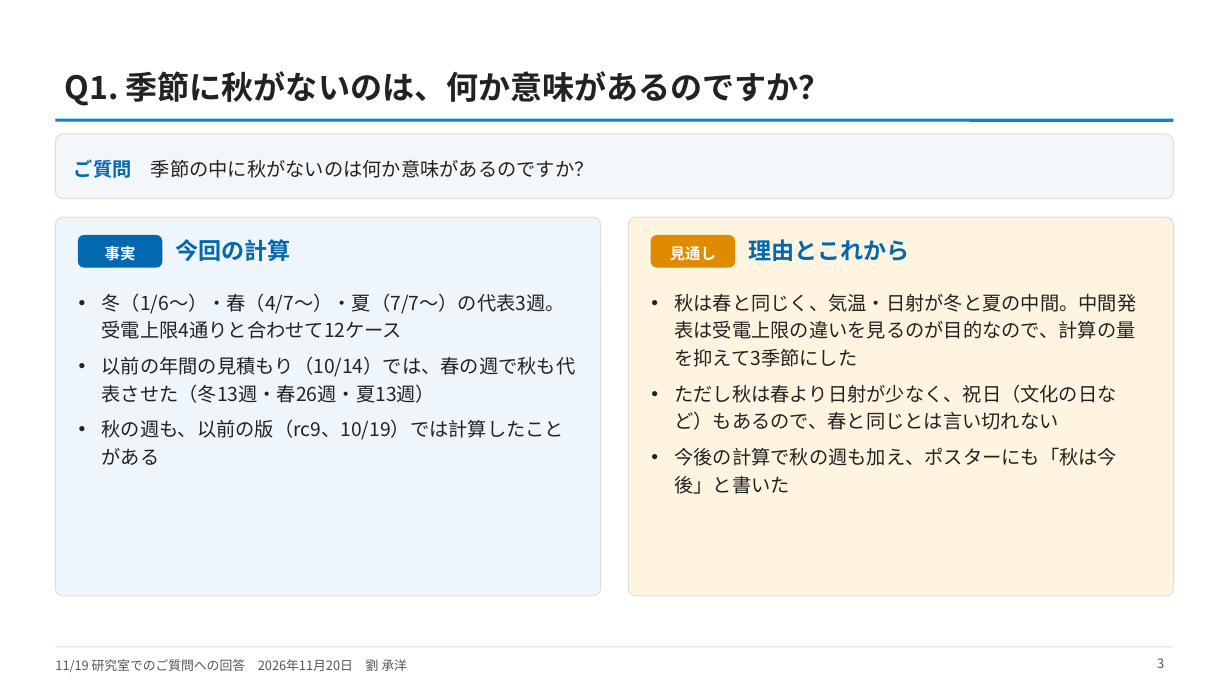
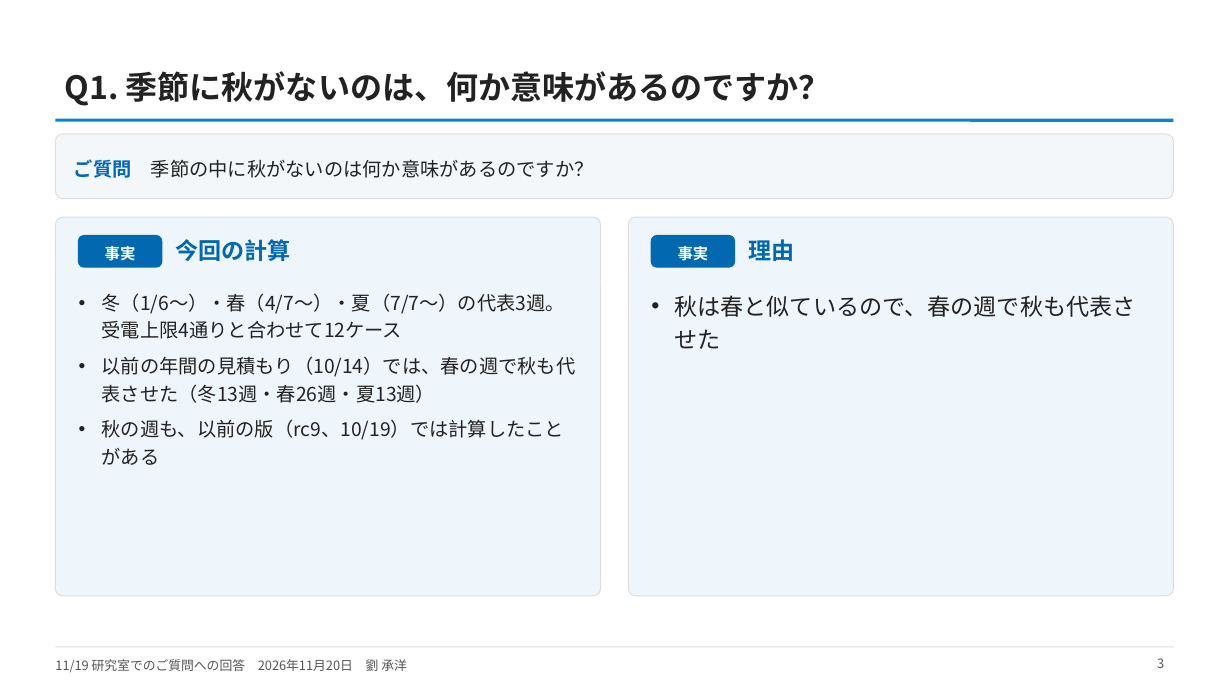
Before and after one commit to CYLIU2003/master-course, a slide deck: slide 3 of outcome/2026-11-20_lab_questions/研究室からのご質問への回答_20261120.pptx. Drawn at 1232x693 pixels with LibreOffice and Linux fonts; fonts in the diff are those of the drawing. Boxes give left, top, right and bottom in pixels: in the first picture for what was removed or moved away, otherwise in the second. Text is boxed around its words. In the diff, an @@ line names an element or a change of style, - is before the commit and + after.

```diff
--- a/outcome/2026-11-20_lab_questions/研究室からのご質問への回答_20261120.pptx
+++ b/outcome/2026-11-20_lab_questions/研究室からのご質問への回答_20261120.pptx
@@ rounded rectangle at bbox=[628, 217, 1174, 596]: fill #FFF4E0 to #EEF5FB @@
@@ rounded rectangle at bbox=[652, 236, 735, 267]: fill #E08A00 to #0268B0; outline #E08A00 1 pt to #0268B0 1 pt @@
@@ text at bbox=[748, 239, 794, 261]: text changed @@
-理由とこれから
+理由
@@ text at bbox=[678, 246, 709, 261]: text changed @@
-見通し
+事実
@@ text at bbox=[674, 295, 1135, 349]: text changed; size 15 to 18 pt @@
-• 秋は春と同じく、気温・日射が冬と夏の中間。中間発表は受電上限の違いを見るのが目的なので、計算の量を抑えて3季節にした
-• ただし秋は春より日射が少なく、祝日（文化の日など）もあるので、春と同じとは言い切れない
-• 今後の計算で秋の週も加え、ポスターにも「秋は今後」と書いた
+• 秋は春と似ているので、春の週で秋も代表させた
```
Also in this commit, not shown: 2 other slides changed, 7 other files.
